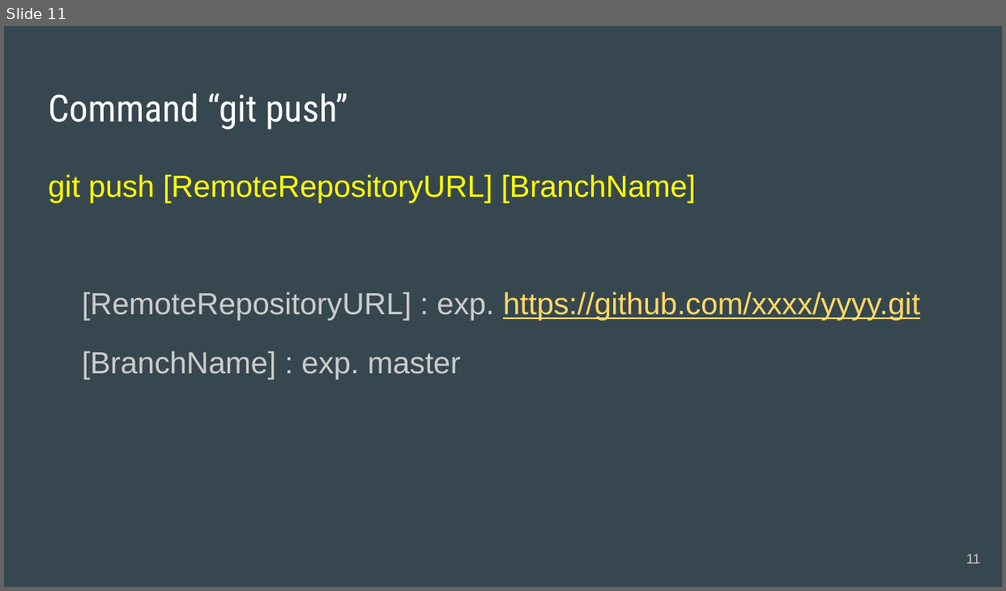
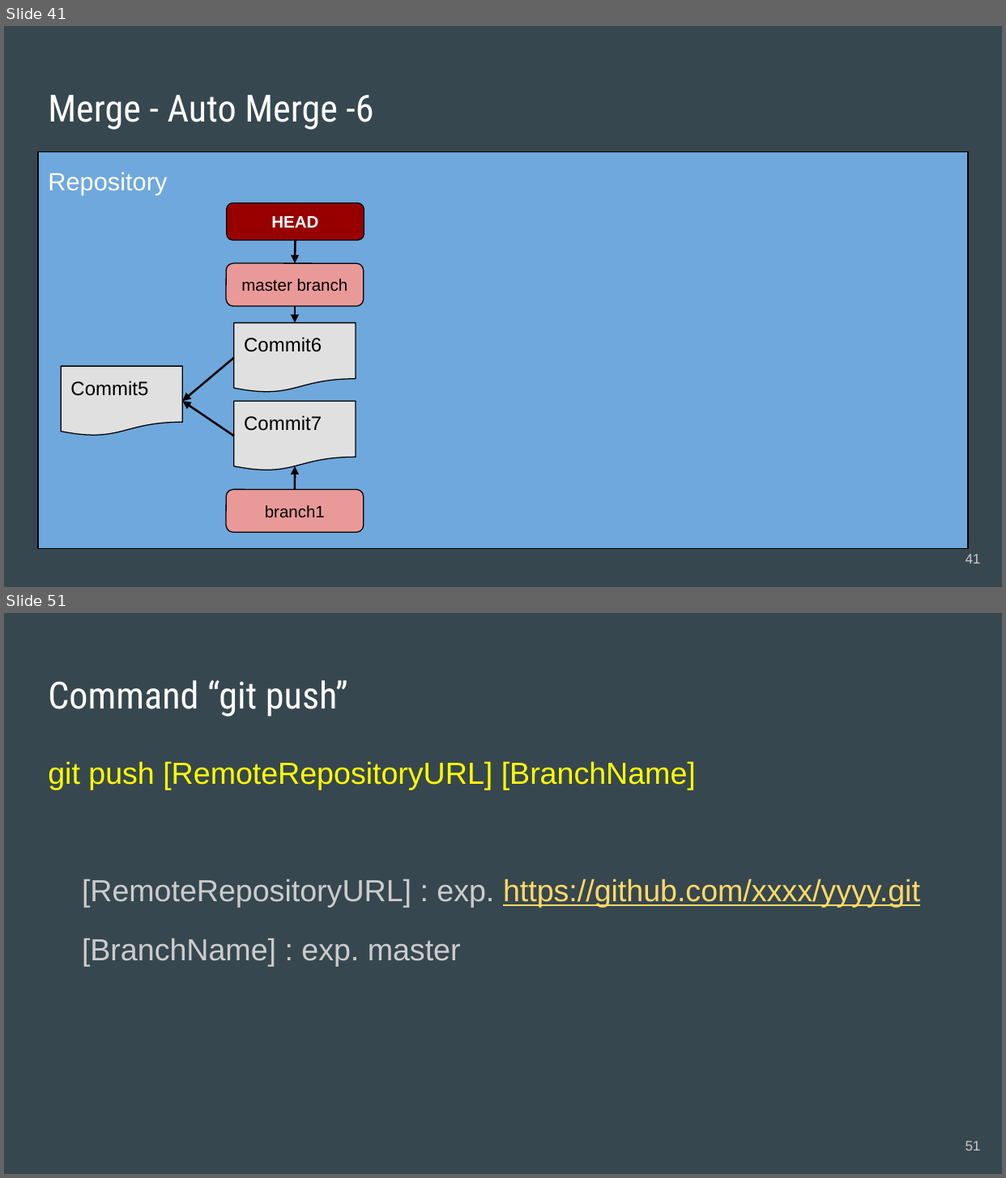
Before and after one commit to acchi17/StudyGit, a slide deck: GitStudySession.pptx. Shown one above the other, each under a label of ours: slide 11 before the commit, slides 41 and 51 after it; the slides between them are not shown. The pictures are 1006x591 and 1006x1178 pixels, drawn with LibreOffice and Linux fonts; fonts in the diff are those of the drawing. Boxes give left, top, right and bottom in pixels: in the first picture for what was removed or moved away, otherwise in the second. Text is boxed around its words. In the diff, an @@ line names an element or a change of style, - is before the commit and + after.

Commit message:
Change@branch6

```diff
--- a/GitStudySession.pptx
+++ b/GitStudySession.pptx
@@ slide 41 added at (x1=4, y1=26, x2=1002, y2=587), background #37474F @@
@@ title added at (x1=48, y1=95, x2=373, y2=130), 27 pt, text #FFFFFF @@
+Merge - Auto Merge -6
@@ text added at (x1=38, y1=152, x2=968, y2=549), fill #6FA8DC, outline #000000 0.75 pt, 18 pt, text #FFFFFF @@
+Repository
@@ rounded rectangle added at (x1=227, y1=203, x2=364, y2=241), fill #980000, outline #000000 0.75 pt, 12 pt, text #FFFFFF, bold @@
+HEAD
@@ arrow added from (296, 241) to (295, 263), #000000 1.5 pt @@
@@ rounded rectangle added at (x1=227, y1=263, x2=364, y2=306), fill #EA9999, outline #000000 0.75 pt, 12 pt, text #000000 @@
+master branch
@@ arrow added from (295, 306) to (295, 323), #000000 1.5 pt @@
@@ flow chart document added at (x1=233, y1=323, x2=356, y2=393), fill #E0E0E0, outline #000000 0.75 pt, 14 pt, text #000000 @@
+Commit6
@@ arrow added from (233, 358) to (183, 401), #000000 1.5 pt @@
@@ flow chart document added at (x1=61, y1=366, x2=183, y2=436), fill #E0E0E0, outline #000000 0.75 pt, 14 pt, text #000000 @@
+Commit5
@@ arrow added from (233, 436) to (183, 401), #000000 1.5 pt @@
@@ flow chart document added at (x1=233, y1=401, x2=356, y2=471), fill #E0E0E0, outline #000000 0.75 pt, 14 pt, text #000000 @@
+Commit7
@@ arrow added from (295, 490) to (295, 466), #000000 1.5 pt @@
@@ rounded rectangle added at (x1=227, y1=490, x2=364, y2=533), fill #EA9999, outline #000000 0.75 pt, 12 pt, text #000000 @@
+branch1
@@ page number added at (x1=965, y1=554, x2=981, y2=564), 10 pt, text #CACACA @@
+41
@@ what was slide 11 is now slide 51 @@
@@ page number at (x1=965, y1=1141, x2=981, y2=1151): text changed @@
-11
+51
```
Also in this commit, not shown: 7 slides changed, 34 other slides added, 2 slides removed.
